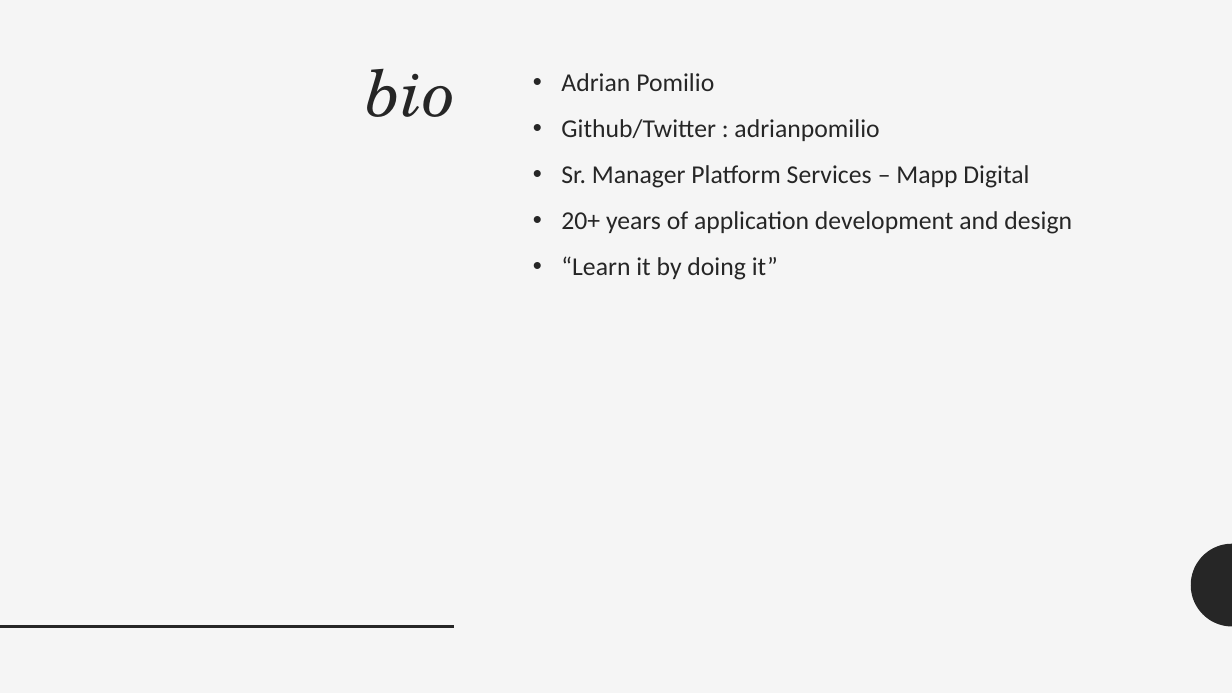
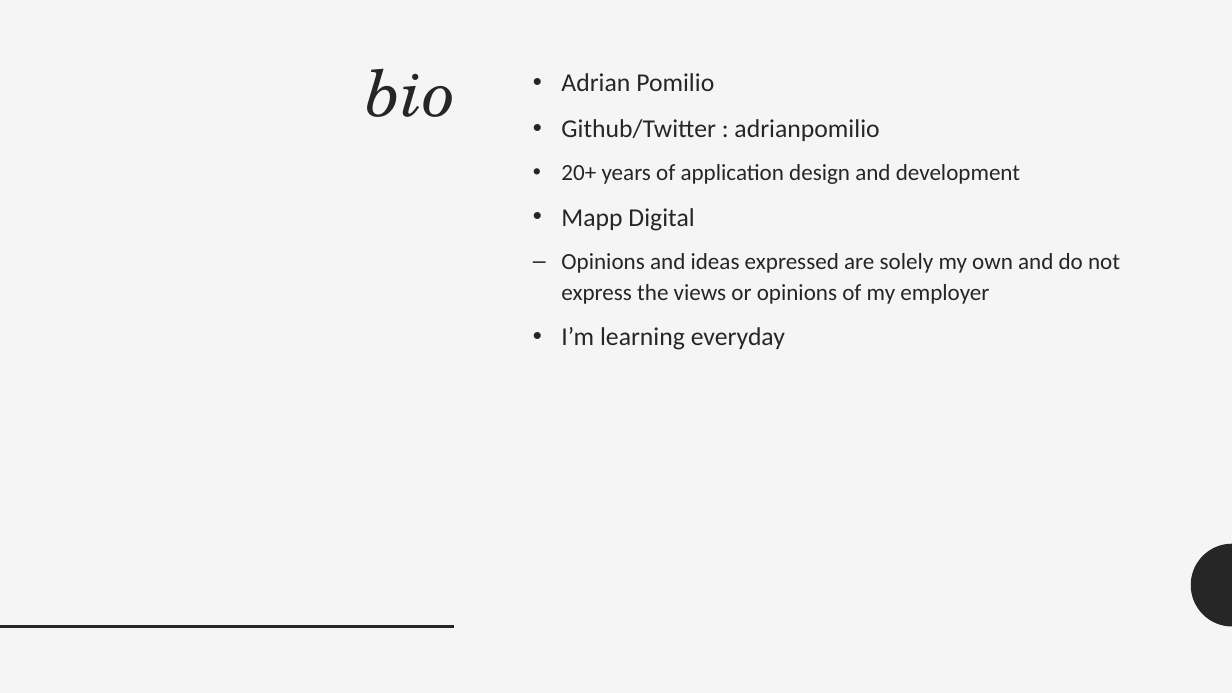
Before and after one commit to adrianpomilio/going-serverless, a slide deck: slide 2 of going-serverless-2017.pptx. Drawn at 1232x693 pixels with LibreOffice and Linux fonts; fonts in the diff are those of the drawing. Boxes give left, top, right and bottom in pixels: in the first picture for what was removed or moved away, otherwise in the second. Text is boxed around its words. In the diff, an @@ line names an element or a change of style, - is before the commit and + after.

Commit message:
cleaning up bio

```diff
--- a/going-serverless-2017.pptx
+++ b/going-serverless-2017.pptx
@@ text at [561,164,1120,350]: text changed; size 20 to 18 pt @@
-• Sr. Manager Platform Services – Mapp Digital
-• 20+ years of application development and design
-• “Learn it by doing it”
+  • 20+ years of application design and development
+• Mapp Digital
+  – Opinions and ideas expressed are solely my own and do not express the views or opinions of my employer
+• I’m learning everyday
```
